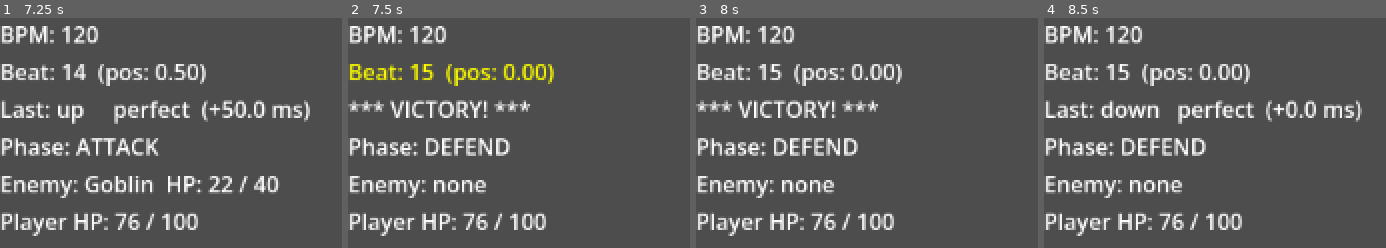
Above: before the commit, frames 1-4 (left to right).
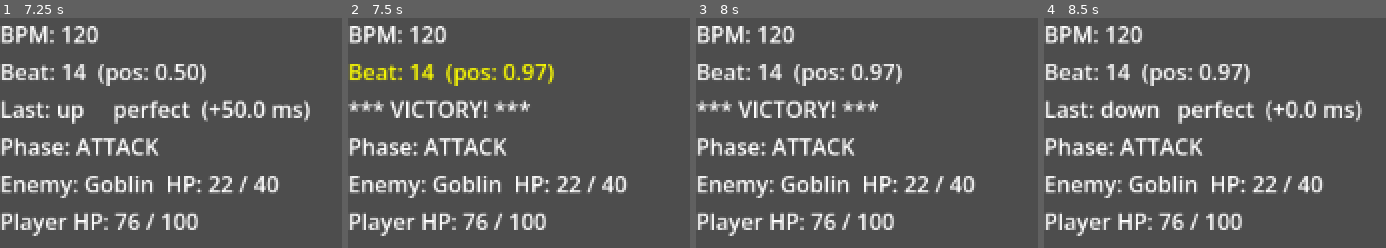
Above: after the commit, the same moments.

Repository: Parz1val1/rhythm-game-prototype
Game: Godot game, scene res://test_scene.tscn
Same seed, same stepped clock (60 frames per second), same inputs: the game is played once before the commit and once after it. The project has no main scene, so this scene is started directly.
Inputs:
- Up to frame 1 (7.25 s): hold Right (rhythm_right) 0.53-1.28 s; hold Down (rhythm_down) 1.28-2.03 s; hold Right (rhythm_right) 2.03-2.78 s; hold Up (rhythm_up) 2.78-3.53 s; hold Left (rhythm_left) 3.53-5.03 s; hold Down (rhythm_down) 5.03-5.78 s; hold Right (rhythm_right) 5.78-6.53 s; hold Up (rhythm_up) from 6.53 s (still down)
- Up to frame 2 (7.5 s): release Up (rhythm_up) at 7.28 s; hold Right (rhythm_right) from 7.28 s (still down)
- Up to frame 3 (8 s): keep holding Right (rhythm_right)
- Up to frame 4 (8.5 s): tap Enter at 8 s; release Right (rhythm_right) at 8.03 s; hold Down (rhythm_down) from 8.03 s (still down)

Frame 1 is identical in both runs. In frame 2, 3.8% of the frame differs, in the area x 21-82%, y 20-77%; in frame 3, 3.8%; in frame 4, 3.8%.

Commit message:
fix: stop _process after combat, guard await coroutine, disconnect signals on exit

Diff:
--- a/test_scene.gd
+++ b/test_scene.gd
@@ -55,6 +55,12 @@
 	BeatClock.beat.connect(_on_beat)
 	RhythmInput.input_scored.connect(_on_input_scored)
 
+func _exit_tree() -> void:
+	if BeatClock.beat.is_connected(_on_beat):
+		BeatClock.beat.disconnect(_on_beat)
+	if RhythmInput.input_scored.is_connected(_on_input_scored):
+		RhythmInput.input_scored.disconnect(_on_input_scored)
+
 func _process(_delta: float) -> void:
 	_bpm_label.text  = "BPM: %.0f" % BeatClock.bpm
 	_beat_label.text = "Beat: %d  (pos: %.2f)" % [BeatClock.beat_number, BeatClock.beat_position]
@@ -72,6 +78,8 @@
 	_beat_label.modulate = Color.YELLOW
 	# create_timer() is a one-shot timer that auto-frees — no Timer node needed.
 	await get_tree().create_timer(0.1).timeout
+	if not is_instance_valid(self):
+		return
 	_beat_label.modulate = Color.WHITE
 
 func _on_input_scored(direction: StringName, score: StringName, offset_ms: float) -> void:
@@ -80,7 +88,9 @@
 func _on_combat_won() -> void:
 	_score_label.text = "*** VICTORY! ***"
 	BeatClock.stop()
+	set_process(false)
 
 func _on_combat_lost() -> void:
 	_score_label.text = "*** DEFEAT! ***"
 	BeatClock.stop()
+	set_process(false)
